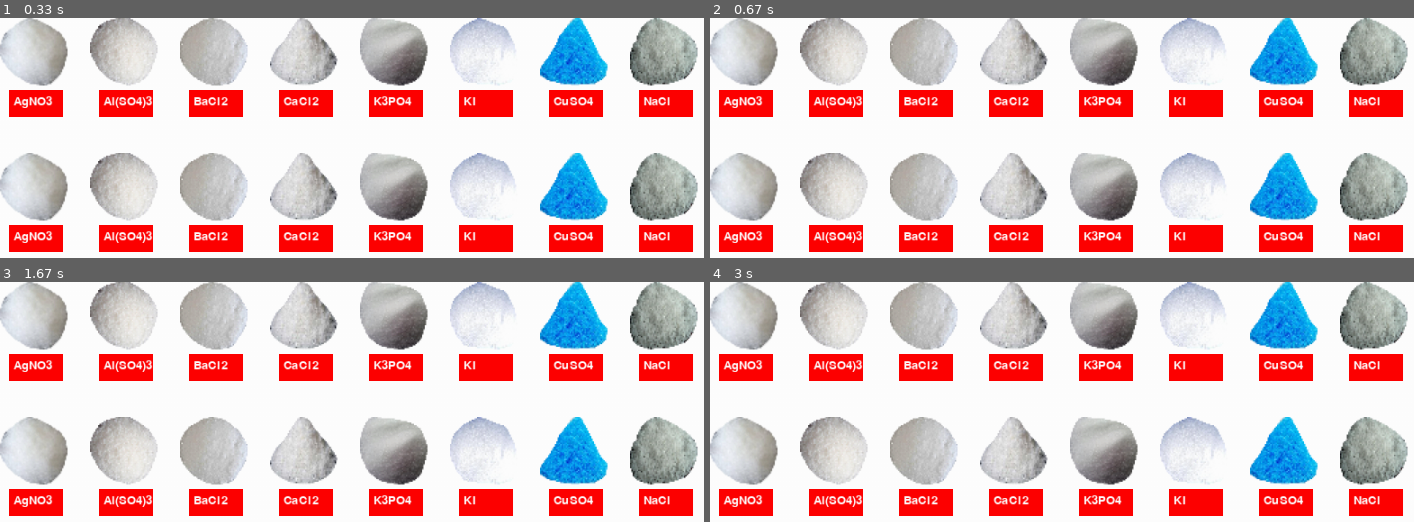
Above: before the commit, frames 1-4 (two rows, left to right).
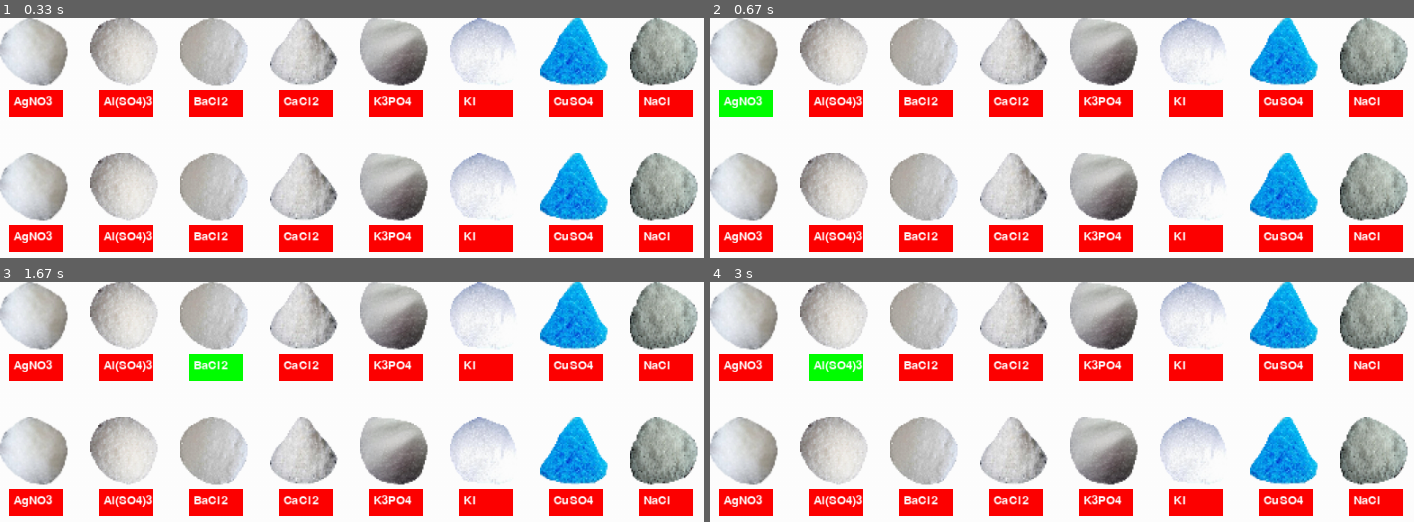
Above: after the commit, the same moments.

Repository: PreussenBlue/Learning_Game
Game: pygame game, started from Learning_Game.py
Same seed, same stepped clock (60 frames per second), same inputs: the game is played once before the commit and once after it.
Inputs (mouse positions are in pixels of both pictures, inside the frame that each line leads up to):
- Up to frame 1 (0.33 s): no input
- Up to frame 2 (0.67 s): click "AgNO3" at 0.38 s
- Up to frame 3 (1.67 s): click (outside the picture) at 0.72 s; click (218, 363) at 1.55 s
- Up to frame 4 (3 s): click (1174, 385) at 1.88 s; click "Al(SO4)3" at 2.72 s

Frame 1 is identical in both runs. In frame 2, 0.8% of the frame differs, in the area x 1-9%, y 30-42%; in frame 3, 0.8%, in the area x 26-35%, y 30-42%; in frame 4, 0.8%.

Commit message:
Update Learning_Game.py
lavet kasser "interaktive"

Diff:
--- a/Learning_Game.py
+++ b/Learning_Game.py
@@ -16,6 +16,10 @@
 
 #vælger font til tekst
 the_font = pygame.font.SysFont("Comic_Sans", 20)
+
+#laver farver klar til knapperne
+red = (255, 0, 0)
+green = (0, 255, 0)
 
 
 #tekst til knapperne
@@ -36,26 +40,49 @@
             running = False
 
     window.fill((255, 255, 255))
+
+        #henter musens position
+    mouse = pygame.mouse.get_pos()
+
     #laver knapper til række 1
-    pygame.draw.rect(window, (255, 0, 0), (10, 80, 60, 30))
-    pygame.draw.rect(window, (255, 0, 0), (110, 80, 60, 30))
-    pygame.draw.rect(window, (255, 0, 0), (210, 80, 60, 30))
-    pygame.draw.rect(window, (255, 0, 0), (310, 80, 60, 30))
-    pygame.draw.rect(window, (255, 0, 0), (410, 80, 60, 30))
-    pygame.draw.rect(window, (255, 0, 0), (510, 80, 60, 30))
-    pygame.draw.rect(window, (255, 0, 0), (610, 80, 60, 30))
-    pygame.draw.rect(window, (255, 0, 0), (710, 80, 60, 30))
+    if 10+60 > mouse[0] > 10 and 80+30 > mouse[1] > 80:
+        pygame.draw.rect(window, green, (10, 80, 60, 30))
+    else:
+        pygame.draw.rect(window, red, (10, 80, 60, 30))
 
 
-    #laver knapper til
-    pygame.draw.rect(window, (255, 0, 0), (10, 230, 60, 30))
-    pygame.draw.rect(window, (255, 0, 0), (110, 230, 60, 30))
-    pygame.draw.rect(window, (255, 0, 0), (210, 230, 60, 30))
-    pygame.draw.rect(window, (255, 0, 0), (310, 230, 60, 30))
-    pygame.draw.rect(window, (255, 0, 0), (410, 230, 60, 30))
-    pygame.draw.rect(window, (255, 0, 0), (510, 230, 60, 30))
-    pygame.draw.rect(window, (255, 0, 0), (610, 230, 60, 30))
-    pygame.draw.rect(window, (255, 0, 0), (710, 230, 60, 30))
+    if 110+60 > mouse[0] > 110 and 80+30 > mouse[1] > 80:
+        pygame.draw.rect(window, green, (110, 80, 60, 30))
+    else:
+        pygame.draw.rect(window, red, (110, 80, 60, 30))
+
+    if 210+60 > mouse[0] > 210 and 80+30 > mouse[1] > 80:
+        pygame.draw.rect(window, green, (210, 80, 60, 30))
+    else:
+        pygame.draw.rect(window, red, (210, 80, 60, 30))
+
+
+    if 310+60 > mouse[0] > 310 and 80+30 > mouse[1] > 80:
+        pygame.draw.rect(window, green, (310, 80, 60, 30))
+    else:
+        pygame.draw.rect(window, red, (310, 80, 60, 30))
+
+
+    pygame.draw.rect(window, red, (410, 80, 60, 30))
+    pygame.draw.rect(window, red, (510, 80, 60, 30))
+    pygame.draw.rect(window, red, (610, 80, 60, 30))
+    pygame.draw.rect(window, red, (710, 80, 60, 30))
+
+
+    #laver knapper til række 2
+    pygame.draw.rect(window, red, (10, 230, 60, 30))
+    pygame.draw.rect(window, red, (110, 230, 60, 30))
+    pygame.draw.rect(window, red, (210, 230, 60, 30))
+    pygame.draw.rect(window, red, (310, 230, 60, 30))
+    pygame.draw.rect(window, red, (410, 230, 60, 30))
+    pygame.draw.rect(window, red, (510, 230, 60, 30))
+    pygame.draw.rect(window, red, (610, 230, 60, 30))
+    pygame.draw.rect(window, red, (710, 230, 60, 30))
 
     window.blit(ag, (0,0)) #sætter billede ind i række 1
     window.blit(al, (100, 0))
@@ -74,6 +101,11 @@
     window.blit(ki, (500, 150))
     window.blit(ko, (600, 150))
     window.blit(na, (700, 150))
+
+
+
+
+
 
     #tekst sættes ind i øverste række
     window.blit(ag_tekst, (15, 86))
